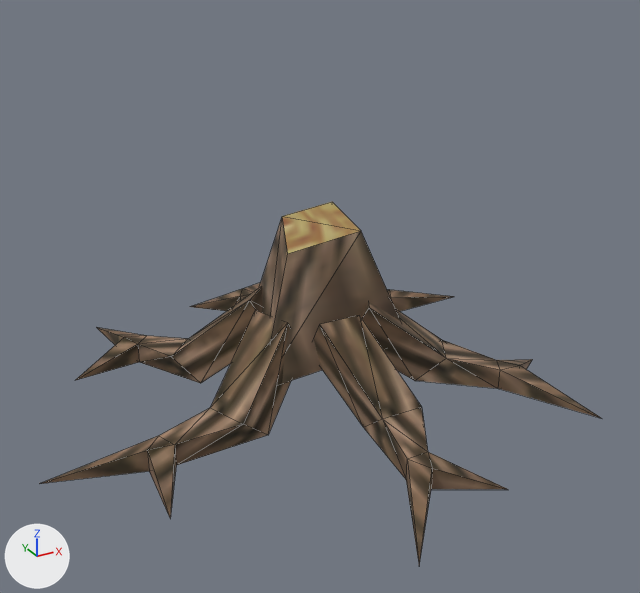
One commit to the OBJ model main/resources/assets/basemod/textures/model/Tocon.obj: the scene before it, then after it.
The view is the same before and after, from a 50 mm lens placed at (-1.77, -3.3, 0.09), pointed at (-0.04, -0.16, -1.49). Lighting does not change. The marker at lower left points along +X, +Y and +Z. Mesh edges are drawn as thin lines. Where no turn or scale is listed for an object, it has been applied to the vertices.

Objects in the first picture: 'BackLeftLeg', 'BackMiddleLeg', 'BackRightLeg', 'Cube', 'FrontLeftLeg', 'FrontMiddleLeg', 'FrontRightLeg'.
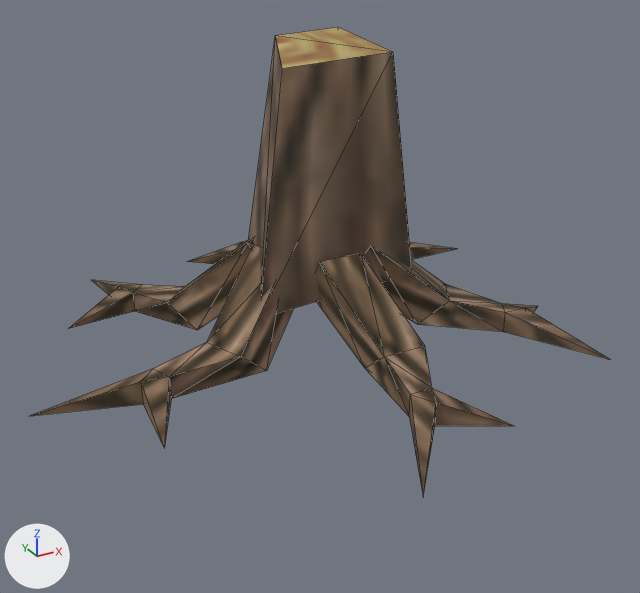
Boxes [x1, y1, x2, y2] around the edits, measured in the pictures (640 x 593 px):
'Cube', reshaped: before [259, 202, 400, 383]; after [249, 27, 412, 312]
'FrontRightLeg', mesh moved: before [40, 310, 291, 517]; after [31, 245, 294, 448]
'FrontMiddleLeg', mesh moved: before [314, 315, 507, 564]; after [316, 253, 514, 495]
'FrontLeftLeg', mesh moved: before [361, 302, 601, 418]; after [369, 245, 609, 359]
'BackRightLeg', mesh moved: before [76, 287, 262, 383]; after [68, 238, 254, 330]
'BackLeftLeg', mesh moved: before [387, 290, 454, 311]; after [410, 242, 456, 259]
'BackMiddleLeg', mesh moved: before [191, 283, 260, 311]; after [187, 241, 246, 264]

The change, as a diff of the scene's bpy script:
```diff
--- a/main/resources/assets/basemod/textures/model/Tocon.obj.py
+++ b/main/resources/assets/basemod/textures/model/Tocon.obj.py
@@ me_backleftleg @@
 me_backleftleg.from_pydata(...)  # 16 vertices, 28 faces; spans x 0.076..1.24, y 0.012..0.871, z -2.017..-1.563
 # used by ob_backleftleg; location = (0.0, 0.0, 0.0)
+# me_backleftleg part 1: the whole mesh is moved by (0.0, 0.0, 0.301)
 me_backleftleg.materials.append(mat_none4)
@@ me_backmiddleleg @@
 me_backmiddleleg.from_pydata(...)  # 16 vertices, 28 faces; spans x -0.184..0.396, y 0.154..1.286, z -2.017..-1.563
 # used by ob_backmiddleleg; location = (0.0, 0.0, 0.0)
+# me_backmiddleleg part 2: the whole mesh is moved by (0.0, 0.0, 0.281)
 me_backmiddleleg.materials.append(mat_none4)
@@ me_backrightleg @@
 me_backrightleg.from_pydata(...)  # 16 vertices, 28 faces; spans x -0.989..-0.045, y 0.045..1.13, z -2.017..-1.563
 # used by ob_backrightleg; location = (0.0, 0.0, 0.0)
+# me_backrightleg part 3: the whole mesh is moved by (0.0, 0.0, 0.28)
 me_backrightleg.materials.append(mat_none4)
@@ me_cube @@
 me_cube.from_pydata(...)  # 8 vertices, 12 faces; spans x -0.384..0.412, y -0.264..0.352, z -1.832..-1.197
 # used by ob_cube; location = (0.0, 0.0, 0.0)
 # before: 0 (-0.384, -0.264, -1.812), 1 (-0.174, 0.317, -1.753), 2 (0.324, 0.352, -1.832), 3 (0.412, -0.21, -1.787)
-me_cube.vertices[4].co = (-0.141, -0.048, -1.302)  # pixel (287, 253)
-me_cube.vertices[5].co = (-0.028, 0.229, -1.228)  # pixel (282, 216)
-me_cube.vertices[6].co = (0.237, 0.225, -1.197)  # pixel (332, 201)
-me_cube.vertices[7].co = (0.213, -0.08, -1.246)  # pixel (361, 230)
+# me_cube part 4
+for i in [*range(0, 4)]: me_cube.vertices[i].co += Vector((0.0, 0.0, 0.343))
+me_cube.vertices[4].co = (-0.182, -0.109, -0.493)  # pixel (282, 68)
+me_cube.vertices[5].co = (-0.028, 0.264, -0.419)  # pixel (275, 35)
+me_cube.vertices[6].co = (0.263, 0.225, -0.397)  # pixel (338, 26)
+me_cube.vertices[7].co = (0.309, -0.148, -0.458)  # pixel (393, 51)
 me_cube.materials.append(mat_none)
@@ me_frontleftleg @@
 me_frontleftleg.from_pydata(...)  # 16 vertices, 28 faces; spans x 0.092..1.107, y -0.903..0.005, z -2.017..-1.563
 # used by ob_frontleftleg; location = (0.0, 0.0, 0.0)
+# me_frontleftleg part 5: the whole mesh is moved by (0.0, 0.0, 0.298)
 me_frontleftleg.materials.append(mat_none)
@@ me_frontmiddleleg @@
 me_frontmiddleleg.from_pydata(...)  # 16 vertices, 28 faces; spans x -0.283..0.283, y -1.315..-0.163, z -2.017..-1.563
 # used by ob_frontmiddleleg; location = (0.0, 0.0, 0.0)
+# me_frontmiddleleg part 6: the whole mesh is moved by (0.0, 0.0, 0.292)
 me_frontmiddleleg.materials.append(mat_none4)
@@ me_frontrightleg @@
 me_frontrightleg.from_pydata(...)  # 16 vertices, 28 faces; spans x -1.333..-0.119, y -0.647..0.038, z -2.017..-1.563
 # used by ob_frontrightleg; location = (0.0, 0.0, 0.0)
+# me_frontrightleg part 7: the whole mesh is moved by (0.0, 0.0, 0.312)
 me_frontrightleg.materials.append(mat_none4)
```
